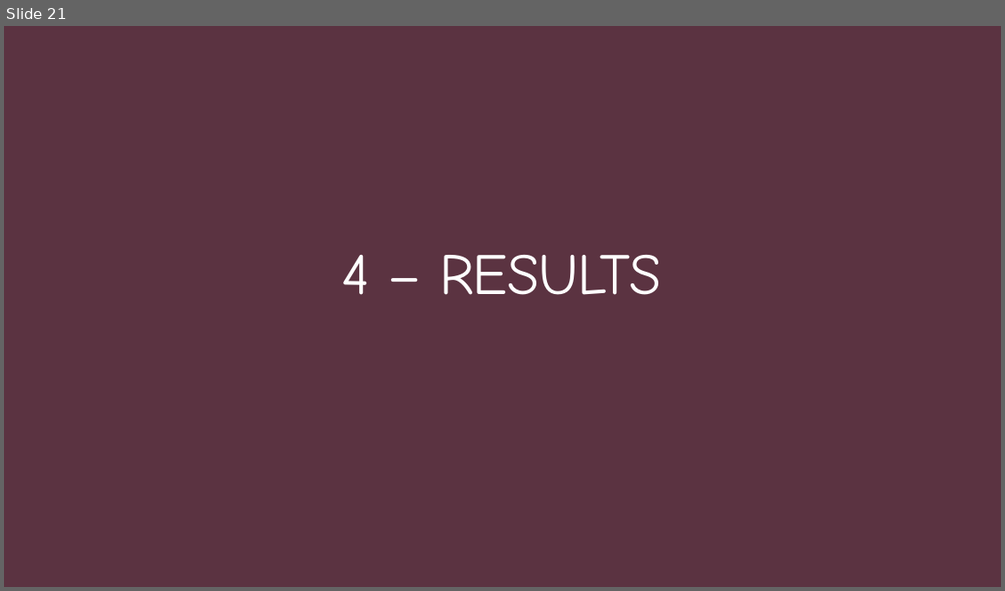
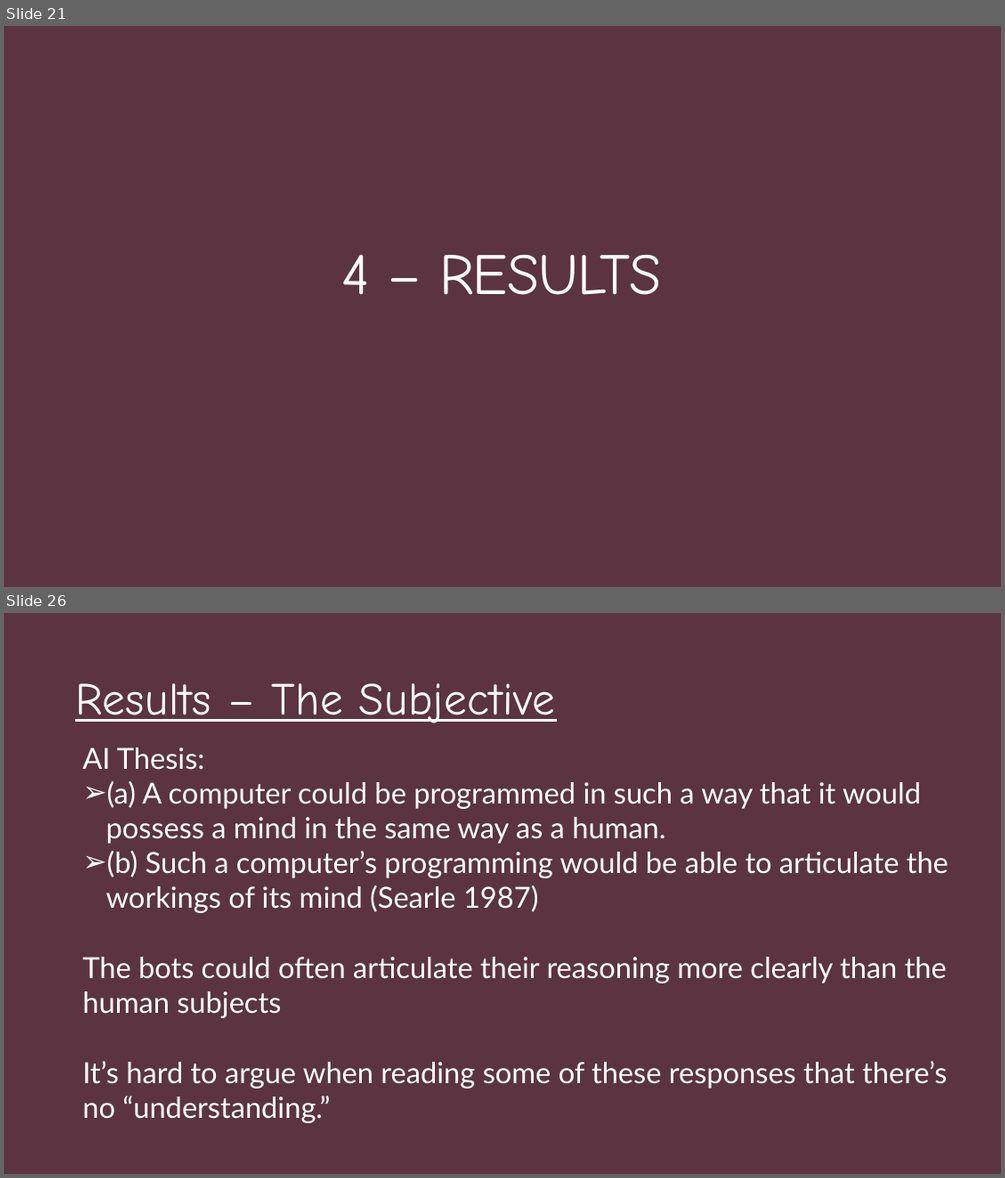
Before and after one commit to nickspeelman/CRA_bot, a slide deck: Causing Confusion in The Chinese Room.pptx. Shown one above the other, each under a label of ours: slide 21 before the commit, slides 21 and 26 after it; the slides between them are not shown. The pictures are 1005x591 and 1005x1178 pixels, drawn with LibreOffice and Linux fonts; fonts in the diff are those of the drawing. Boxes give left, top, right and bottom in pixels: in the first picture for what was removed or moved away, otherwise in the second. Text is boxed around its words. In the diff, an @@ line names an element or a change of style, - is before the commit and + after.

```diff
--- a/Causing Confusion in The Chinese Room.pptx
+++ b/Causing Confusion in The Chinese Room.pptx
@@ slide 26 added at (4, 613, 1001, 1174), background #41242E; not listed: 1 template element that a slide beside it also shows @@
@@ text added at (75, 683, 556, 723), 44 pt, text #FFFFFF, underline @@
+Results – The Subjective
@@ text added at (82, 747, 948, 1123), 28 pt, text #FFFFFF @@
+AI Thesis:
+➢ (a) A computer could be programmed in such a way that it would possess a mind in the same way as a human.
+➢ (b) Such a computer’s programming would be able to articulate the workings of its mind (Searle 1987)
+The bots could often articulate their reasoning more clearly than the human subjects
+It’s hard to argue when reading some of these responses that there’s no “understanding.”
```
Also in this commit, not shown: 1 slide changed, 13 other slides added, 1 slide removed, 1 other file.
